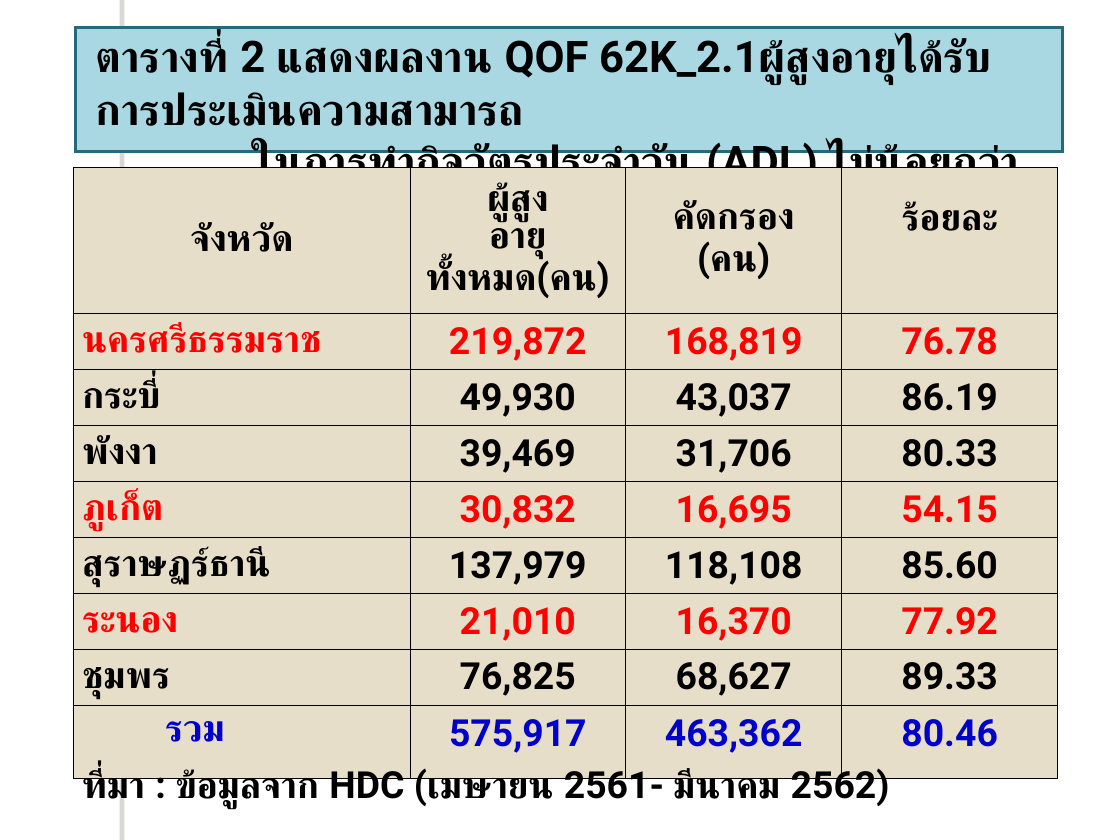
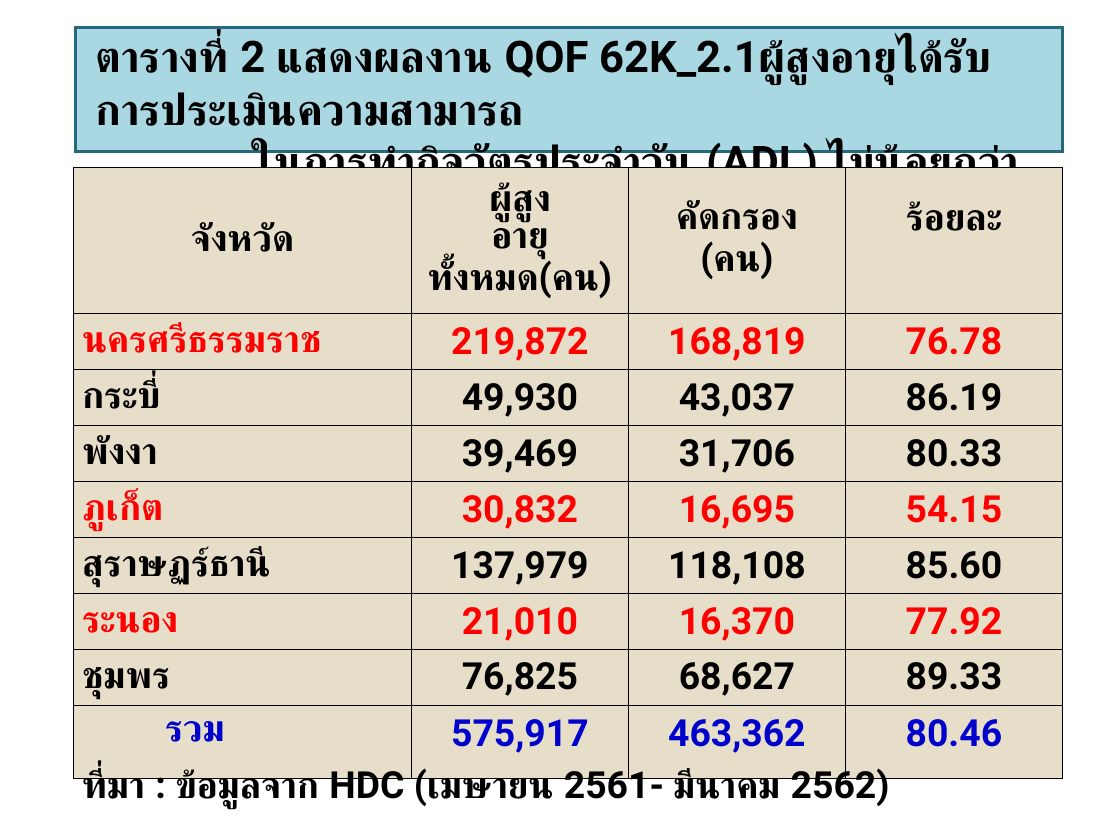
Before and after one commit to joblackpoc/Jobs_SSJ, a slide deck: slide 6 of นิเทศก์/Ready/18เมษายน62/หมออนุ_งานสูงอายุระดับเขต_บ่าย.ppt. Drawn at 1120x840 pixels with LibreOffice and Linux fonts; fonts in the diff are those of the drawing; background and template pictures are left out. Boxes give left, top, right and bottom in pixels: in the first picture for what was removed or moved away, otherwise in the second. Text is boxed around its words. In the diff, an @@ line names an element or a change of style, - is before the commit and + after.

```diff
--- a/นิเทศก์/Ready/18เมษายน62/หมออนุ_งานสูงอายุระดับเขต_บ่าย.ppt
+++ b/นิเทศก์/Ready/18เมษายน62/หมออนุ_งานสูงอายุระดับเขต_บ่าย.ppt
@@ rectangle removed at bbox=[124, 0, 133, 840] @@
@@ table: place and size @@
-table at bbox=[74, 168, 1058, 757]
+table at bbox=[74, 168, 1064, 757]
```
Also in this commit, not shown: 10 other slides changed, 1 slide added, 1 slide removed, 13 other files.
